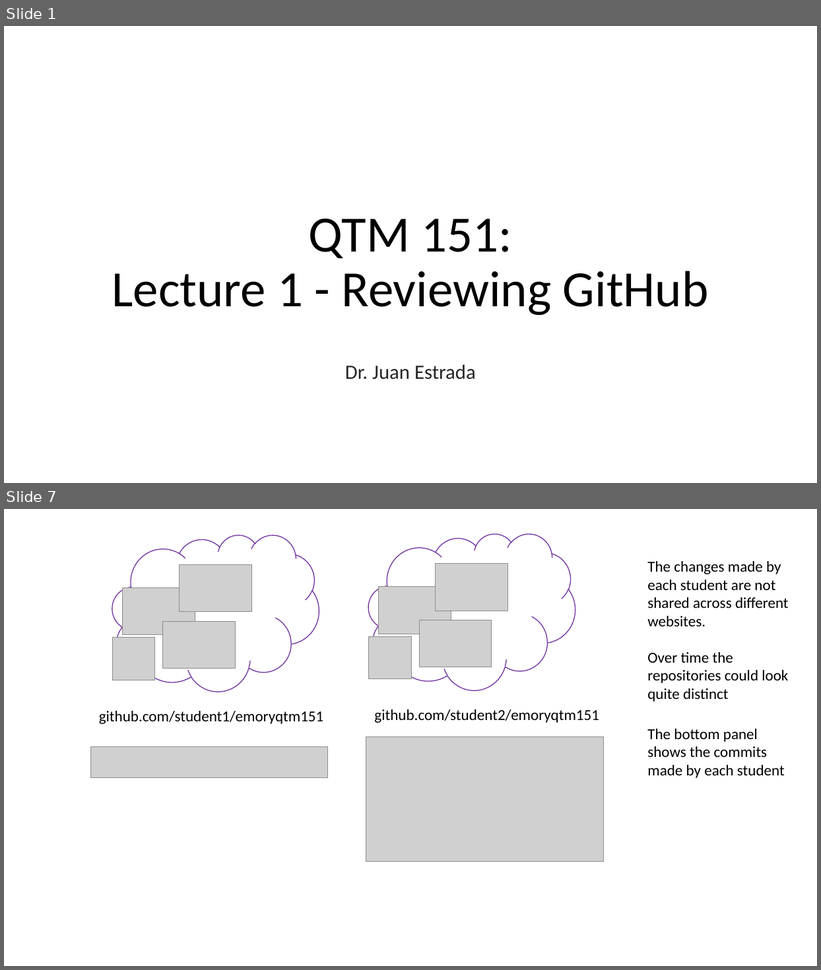
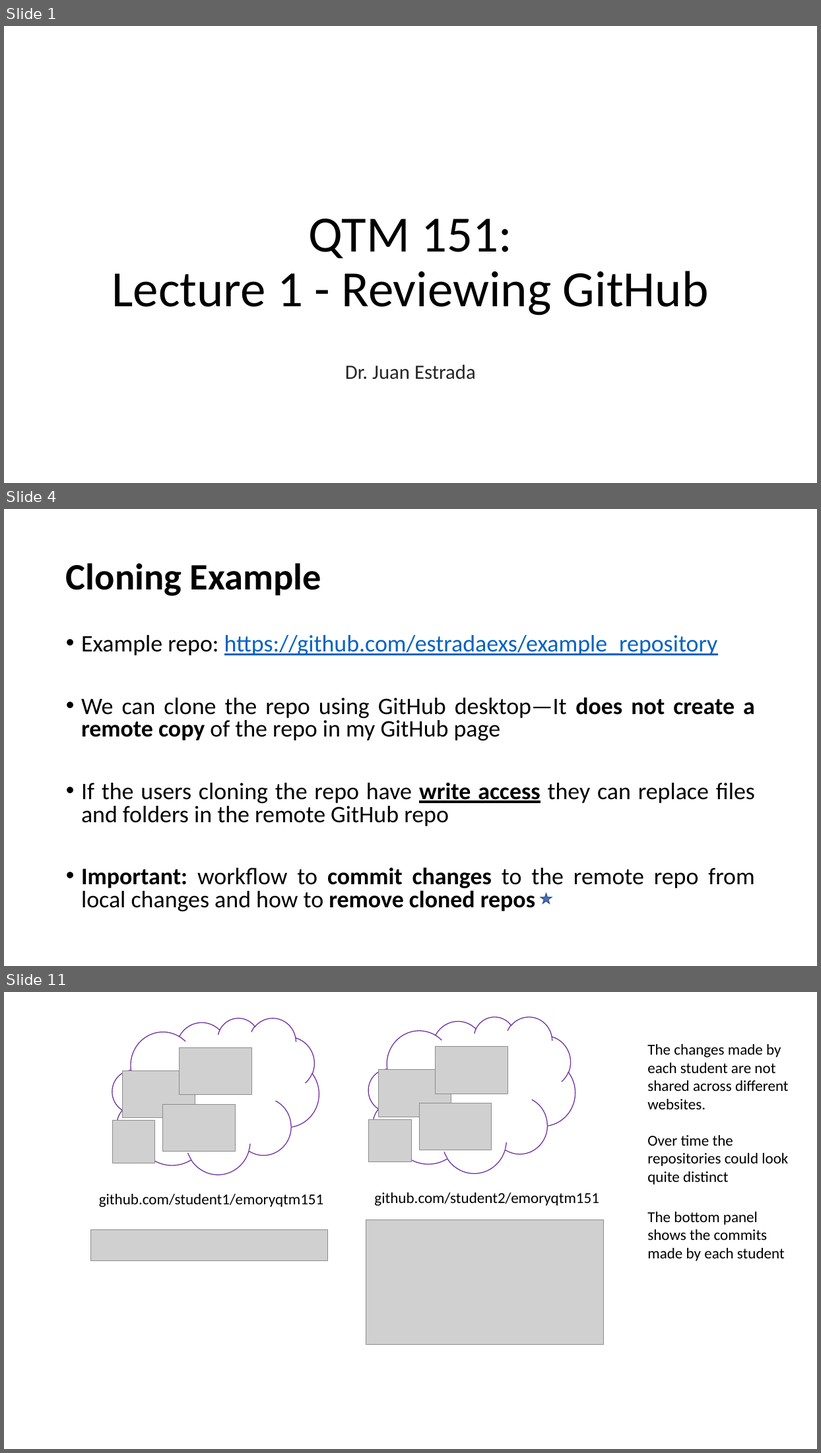
Before and after one commit to yoonpk147/qtm151_fall_2023, a slide deck: lecture_01/Lecture-GithubReview.pptx. Shown one above the other, each under a label of ours: slides 1 and 7 before the commit, slides 1, 4 and 11 after it; the slides between them are not shown. The pictures are 821x970 and 821x1453 pixels, drawn with LibreOffice and Linux fonts; fonts in the diff are those of the drawing; grey boxes stand for pictures; background and template pictures are left out. Boxes give left, top, right and bottom in pixels: in the first picture for what was removed or moved away, otherwise in the second. Text is boxed around its words. In the diff, an @@ line names an element or a change of style, - is before the commit and + after.

```diff
--- a/lecture_01/Lecture-GithubReview.pptx
+++ b/lecture_01/Lecture-GithubReview.pptx
@@ slide 4 added at box(4, 509, 817, 966), background #FFFFFF @@
@@ title added at box(66, 563, 321, 596), 44 pt, text #000000, bold @@
+Cloning Example
@@ text added at box(81, 635, 755, 912), 28 pt, text #000000 @@
+• Example repo: https://github.com/estradaexs/example_repository
+• We can clone the repo using GitHub desktop—It does not create a remote copy of the repo in my GitHub page
+• If the users cloning the repo have write access they can replace files and folders in the remote GitHub repo
+• Important: workflow to commit changes to the remote repo from local changes and how to remove cloned repos
@@ star added at box(541, 894, 551, 904), fill #4472C4, outline #325491 1 pt @@
@@ what was slide 7 is now slide 11 @@
```
Also in this commit, not shown: 2 slides changed, 5 other slides added, 2 slides removed.
